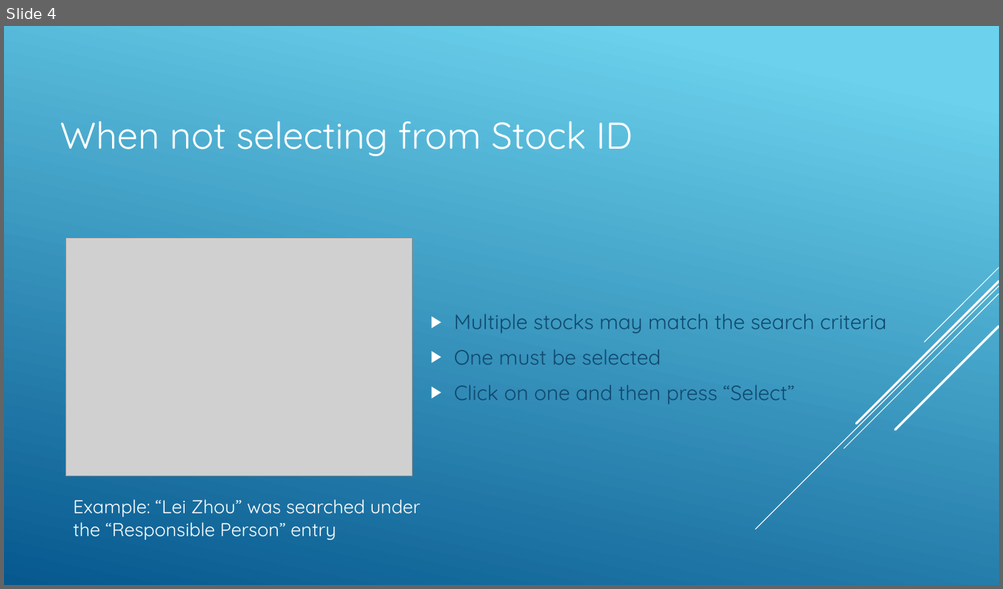
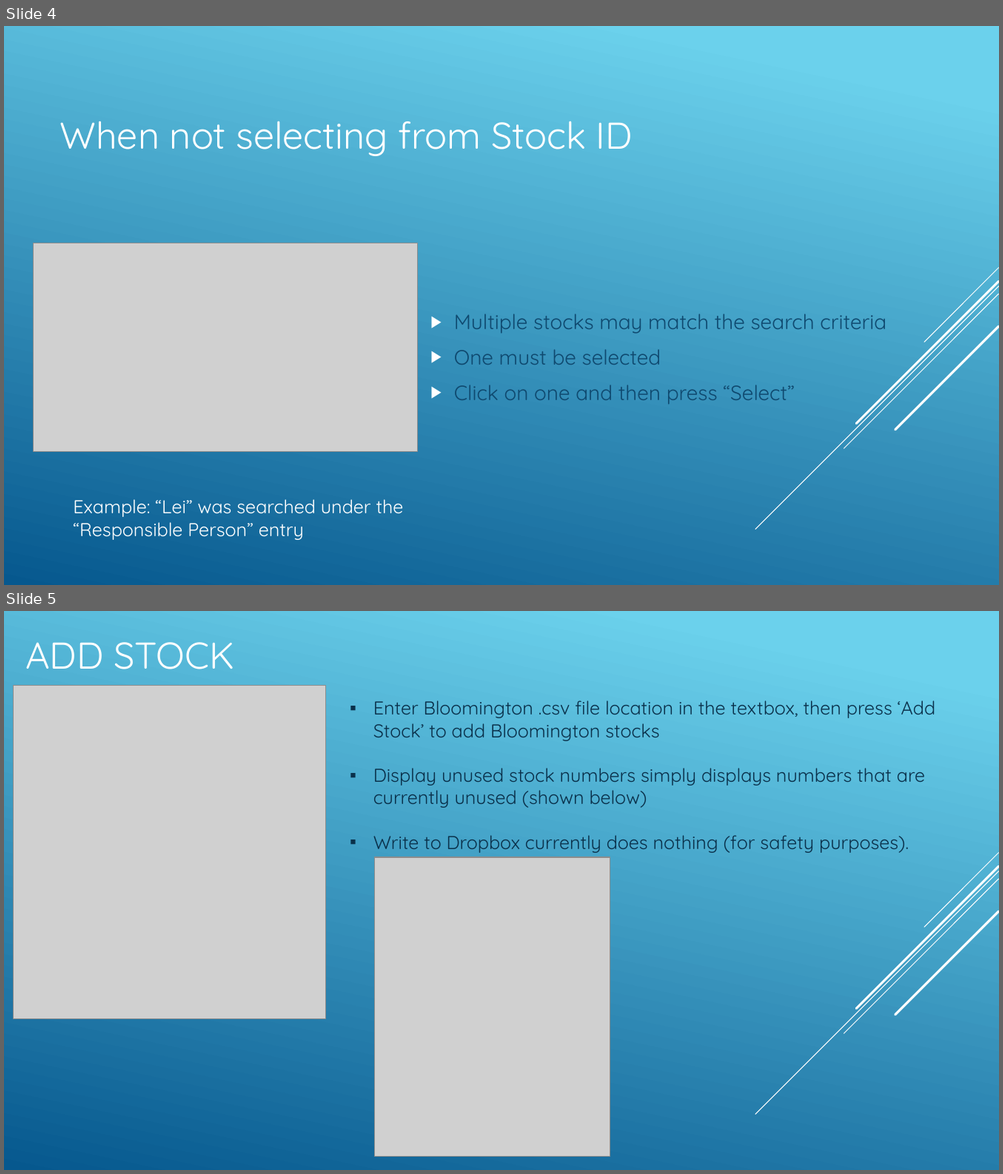
Before and after one commit to zhoulab/FlyStock-Program, a slide deck: Documentation/BriefOverview.pptx. Shown one above the other, each under a label of ours: slide 4 before the commit, slides 4 and 5 after it. The pictures are 1003x589 and 1003x1174 pixels, drawn with LibreOffice and Linux fonts; fonts in the diff are those of the drawing; grey boxes stand for pictures. Boxes give left, top, right and bottom in pixels: in the first picture for what was removed or moved away, otherwise in the second. Text is boxed around its words. In the diff, an @@ line names an element or a change of style, - is before the commit and + after.

```diff
--- a/Documentation/BriefOverview.pptx
+++ b/Documentation/BriefOverview.pptx
@@ slide 5 added at [4, 611, 999, 1170], background gradient #6ED2EB to #06588E; not listed: 5 template elements that a slide beside it also shows @@
@@ title added at [25, 642, 234, 669], 36 pt, text #FFFFFF @@
+ADD STOCK
@@ picture added at [14, 686, 326, 1019] @@
@@ text added at [373, 701, 936, 853], 18 pt, text #0A304A @@
+▪ Enter Bloomington .csv file location in the textbox, then press ‘Add Stock’ to add Bloomington stocks
+▪ Display unused stock numbers simply displays numbers that are currently unused (shown below)
+▪ Write to Dropbox currently does nothing (for safety purposes).
@@ picture added at [375, 857, 610, 1156] @@
@@ slide 4 changed as well @@
@@ picture: place and size @@
-picture at [66, 238, 413, 476]
+picture at [33, 243, 418, 452]
@@ text at [73, 500, 404, 540]: text changed @@
-Example: “Lei Zhou” was searched under the “Responsible Person” entry
+Example: “Lei” was searched under the “Responsible Person” entry
```
Also in this commit, not shown: 3 other slides changed, 1 other slide added, 15 other files.
